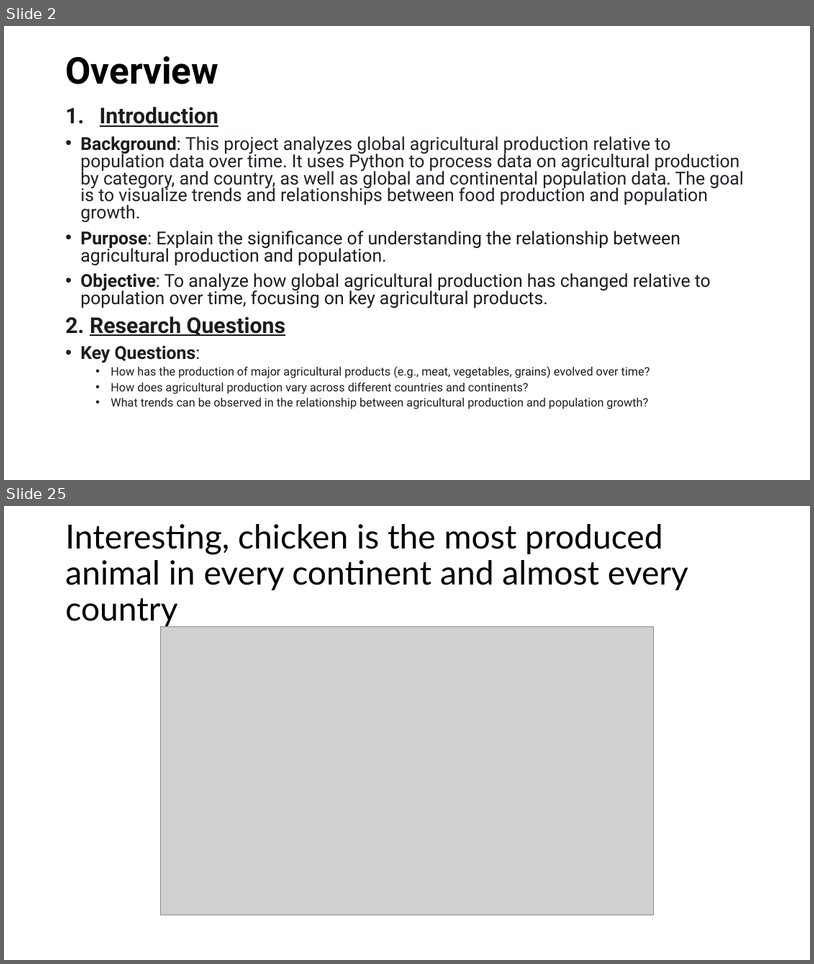
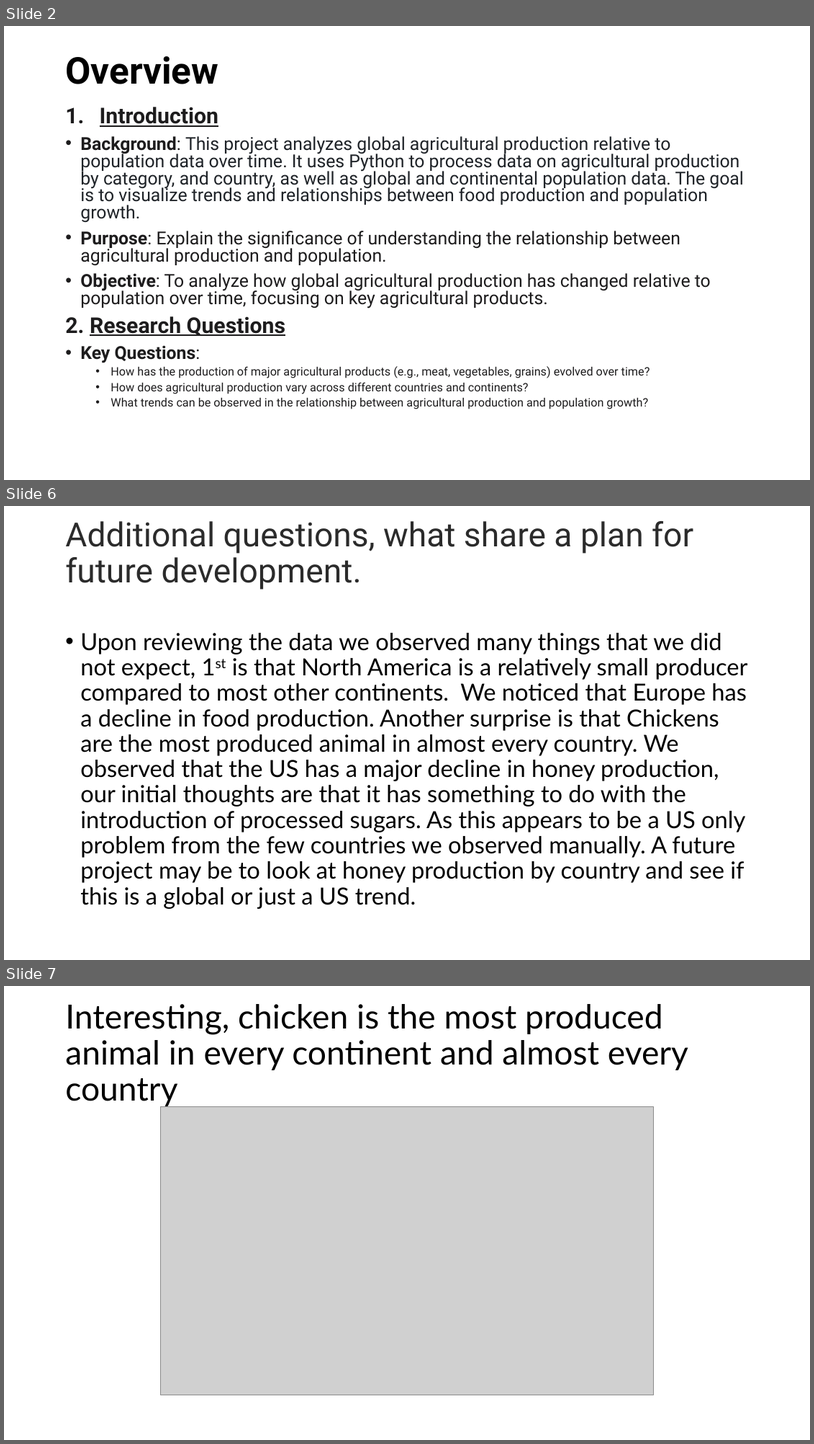
Before and after one commit to Corey-Holton/Project1, a slide deck: Corey/Group Project.pptx. Shown one above the other, each under a label of ours: slides 2 and 25 before the commit, slides 2, 6 and 7 after it; the slides between them are not shown. The pictures are 814x964 and 814x1444 pixels, drawn with LibreOffice and Linux fonts; fonts in the diff are those of the drawing; grey boxes stand for pictures. Boxes give left, top, right and bottom in pixels: in the first picture for what was removed or moved away, otherwise in the second. Text is boxed around its words. In the diff, an @@ line names an element or a change of style, - is before the commit and + after.

```diff
--- a/Corey/Group Project.pptx
+++ b/Corey/Group Project.pptx
@@ slide 6 added at box(4, 506, 810, 960), background #FFFFFF @@
@@ title added at box(65, 521, 694, 590), 39.6 pt, text #2B2B2B @@
+Additional questions, what share a plan for future development.
@@ text added at box(80, 633, 748, 908), 28 pt, text #000000 @@
+• Upon reviewing the data we observed many things that we did not expect, 1st is that North America is a relatively small producer compared to most other continents. We noticed that Europe has a decline in food production. Another surprise is that Chickens are the most produced animal in almost every country. We observed that the US has a major decline in honey production, our initial thoughts are that it has something to do with the introduction of processed sugars. As this appears to be a US only problem from the few countries we observed manually. A future project may be to look at honey production by country and see if this is a global or just a US trend.
@@ what was slide 25 is now slide 7 @@
```
Also in this commit, not shown: 8 slides changed, 4 other slides added, 2 slides removed, 4 other files.
